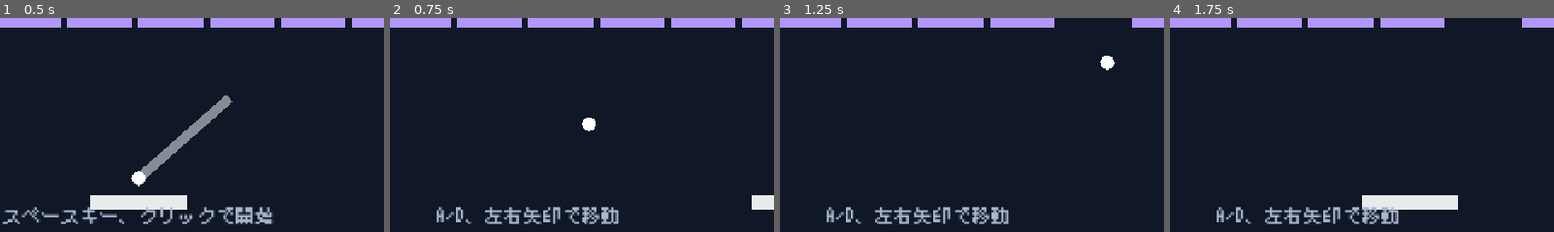
Above: before the commit, frames 1-4 (left to right).
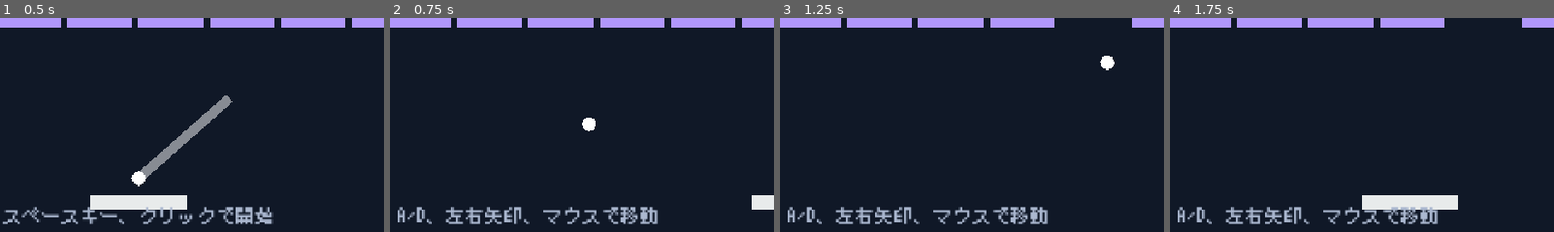
Above: after the commit, the same moments.

Repository: ittokunvim/example-godot
Game: Godot game, scene res://main.tscn
Two runs of this game, one before a commit and one after it. Both use one fixed random seed, a clock stepped at 60 frames per second and the inputs below.
Inputs (mouse positions are % of the whole screen's width and height, from its top left):
- Up to frame 1 (0.5 s): no input
- Up to frame 2 (0.75 s): tap Enter (ui_accept) at 0.5 s; move the mouse to (72, 44) at 0.52 s; hold D (move_right) from 0.53 s (still down); click (72, 44) at 0.67 s
- Up to frame 3 (1.25 s): keep holding D (move_right); tap Enter (ui_accept) at 0.77 s
- Up to frame 4 (1.75 s): move the mouse to (29, 54) at 1.27 s; release D (move_right) at 1.28 s; hold A (move_left) from 1.28 s (still down); click (29, 54) at 1.42 s; tap Enter (ui_accept) at 1.52 s
The pictures show only the part of the screen within x 32-81%, y 49-99%; the shares and areas given below are measured in that part.

Frame 1 is identical in both runs. In frame 2, 3.1% of the frame differs, in the area x 2-70%, y 88-97%; in frame 3, 3.1%; in frame 4, 3.1%.

Commit message:
fix codes

Diff:
--- a/breakout/game.gd
+++ b/breakout/game.gd
@@ -30,7 +30,7 @@
 	hud.set_description("スペースキー、クリックで開始")
 
 
-func _unhandled_input(event: InputEvent) -> void:
+func _input(event: InputEvent) -> void:
 	if _state == GameState.PLAYING:
 		return
 
@@ -50,7 +50,7 @@
 	ball.launch()
 	_state = GameState.PLAYING
 	hud.hide_overlay()
-	hud.set_description("A/D、左右矢印で移動")
+	hud.set_description("A/D、左右矢印、マウスで移動")
 
 
 func _restart_game() -> void:
@@ -88,7 +88,7 @@
 	_lose_life()
 	hud.update_score(_score)
 	if _lives <= 0:
-		_finish_game("ゲームオーバー - スペースキー、クリックでリトライ", game_over_sound)
+		_finish_game("ゲームオーバー スペースキー、クリックでリトライ", game_over_sound)
 		return
 
 	ball.reset()
--- a/breakout/main.tscn
+++ b/breakout/main.tscn
@@ -153,7 +153,7 @@
 grow_vertical = 0
 theme_override_colors/font_color = Color(0.666667, 0.717647, 0.811765, 1)
 theme_override_font_sizes/font_size = 24
-text = "A/D、左右矢印で移動"
+text = "A/D、左右矢印、マウスで移動"
 horizontal_alignment = 1
 
 [node name="Overlay" type="PanelContainer" parent="UI/HUD" unique_id=164047365]
--- a/breakout/paddle.gd
+++ b/breakout/paddle.gd
@@ -5,7 +5,6 @@
 const MOVE_SPEED := 620.0
 const HALF_WIDTH := 60.0
 const HORIZONTAL_MARGIN := 16.0
-const MOUSE_LERP_SPEED := 20.0
 
 var _active := true
 var _using_keyboard := false
